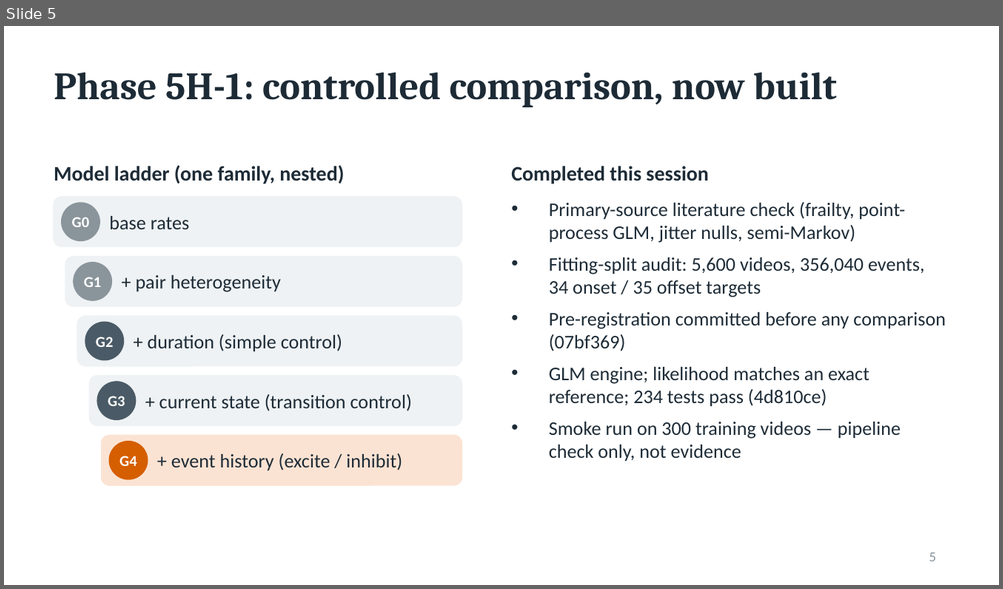
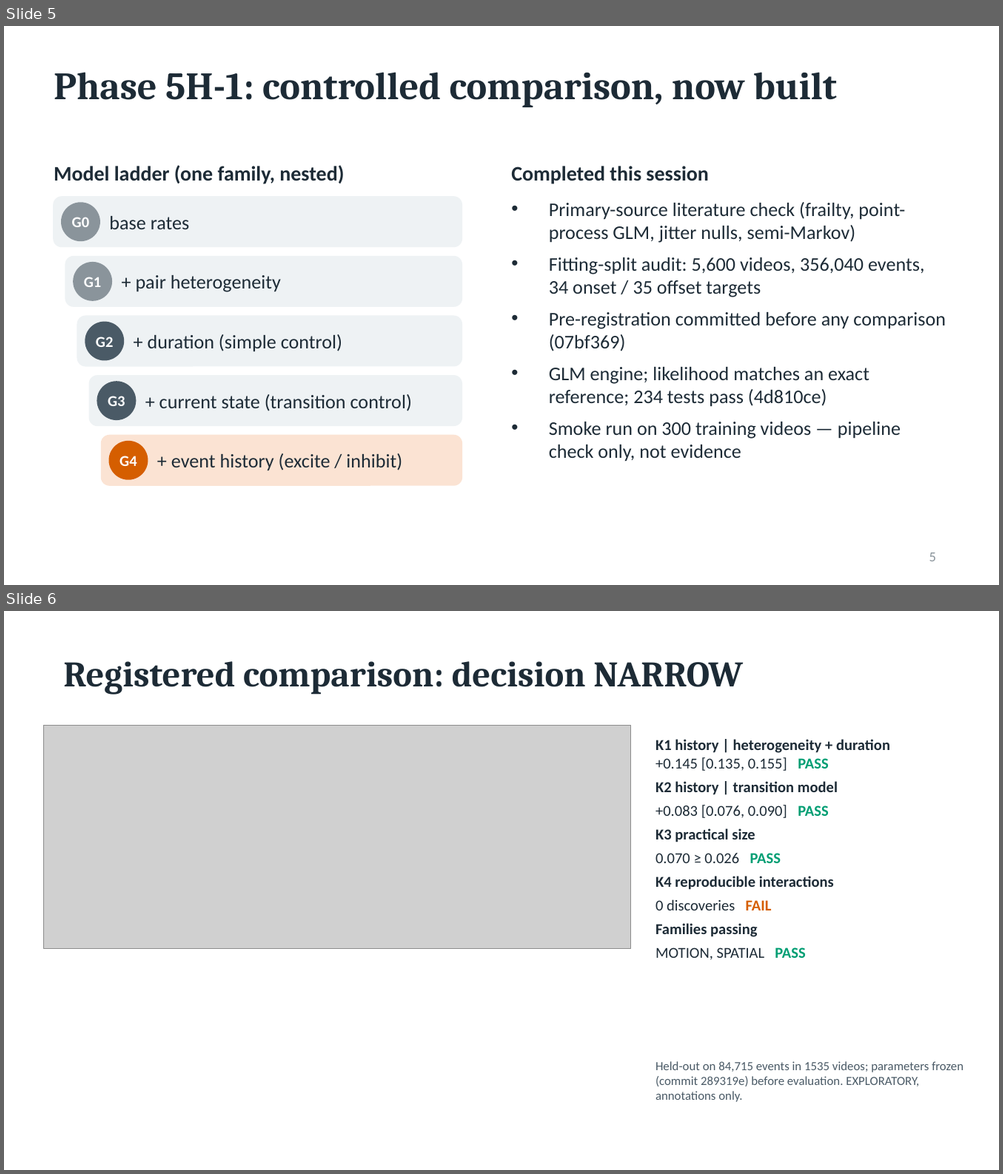
Before and after one commit to dhirenv-21/TAROG, a slide deck: results/phase5h1/showcase/phase5h1_supervisor_update.pptx. Shown one above the other, each under a label of ours: slide 5 before the commit, slides 5 and 6 after it. The pictures are 1003x589 and 1003x1174 pixels, drawn with LibreOffice and Linux fonts; fonts in the diff are those of the drawing; grey boxes stand for pictures. Boxes give left, top, right and bottom in pixels: in the first picture for what was removed or moved away, otherwise in the second. Text is boxed around its words. In the diff, an @@ line names an element or a change of style, - is before the commit and + after.

```diff
--- a/results/phase5h1/showcase/phase5h1_supervisor_update.pptx
+++ b/results/phase5h1/showcase/phase5h1_supervisor_update.pptx
@@ slide 6 added at [4, 611, 999, 1170], background #FFFFFF @@
@@ text added at [63, 661, 743, 694], 26 pt, text #1D2B36, bold @@
+Registered comparison: decision NARROW
@@ picture added at [44, 726, 631, 949] @@
@@ text added at [655, 739, 890, 960], 11 pt, text #1D2B36, bold @@
+K1 history | heterogeneity + duration
++0.145 [0.135, 0.155] PASS
+K2 history | transition model
++0.083 [0.076, 0.090] PASS
+K3 practical size
+0.070 ≥ 0.026 PASS
+K4 reproducible interactions
+0 discoveries FAIL
+Families passing
+MOTION, SPATIAL PASS
@@ text added at [655, 1062, 963, 1102], 9 pt, text #4A5A66 @@
+Held-out on 84,715 events in 1535 videos; parameters frozen (commit 289319e) before evaluation. EXPLORATORY, annotations only.
```
Also in this commit, not shown: 3 other slides added, 1 slide removed, 29 other files.
